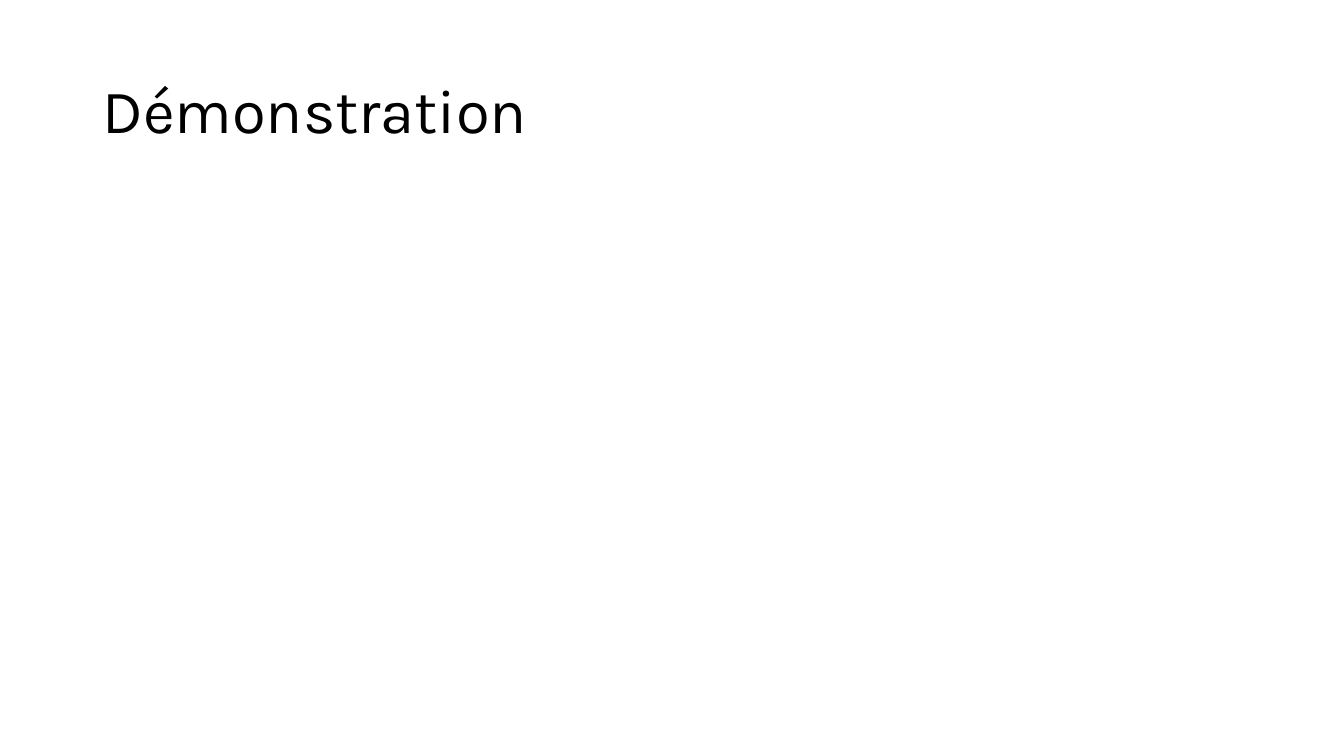
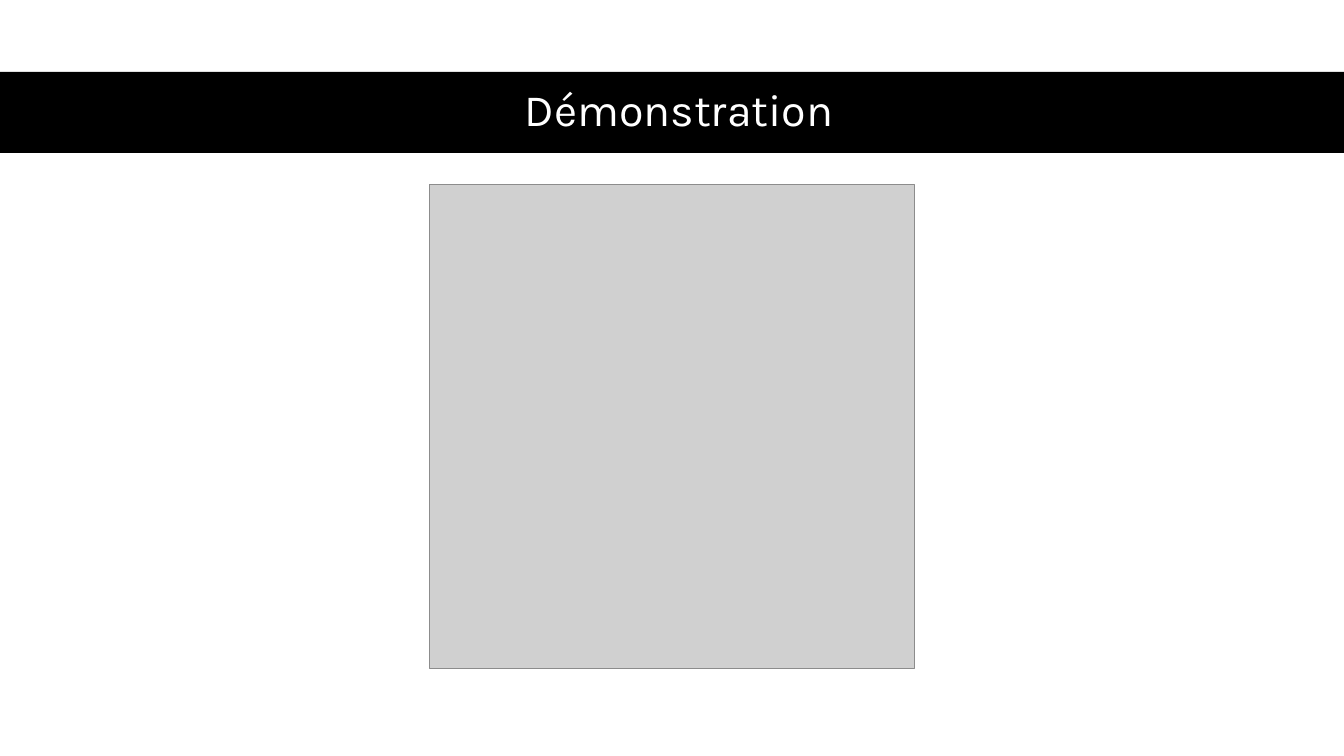
Before and after one commit to Barras-Matias-emf/306-G2-ArcadiaBox, a slide deck: slide 21 of documentation/ArcadiaboxPresentation.pptx (slide 17 before the commit). Drawn at 1344x756 pixels with LibreOffice and Linux fonts; fonts in the diff are those of the drawing; grey boxes stand for pictures. Boxes give left, top, right and bottom in pixels: in the first picture for what was removed or moved away, otherwise in the second. Text is boxed around its words. In the diff, an @@ line names an element or a change of style, - is before the commit and + after.

```diff
--- a/documentation/ArcadiaboxPresentation.pptx
+++ b/documentation/ArcadiaboxPresentation.pptx
@@ rectangle added at <box>0,72,1344,153</box>, fill #000000 @@
@@ title "Démonstration": place and size @@
-title "Démonstration" at <box>102,86,527,134</box>
+title "Démonstration" at <box>525,92,834,127</box>
@@ title "Démonstration" at <box>525,92,834,127</box>: size 44 to 32 pt, text colour #000000 to #FFFFFF; alignment left to centre @@
@@ picture added at <box>430,185,914,669</box> @@
```
Also in this commit, not shown: 2 other slides changed, 4 slides added, 11 other files.
